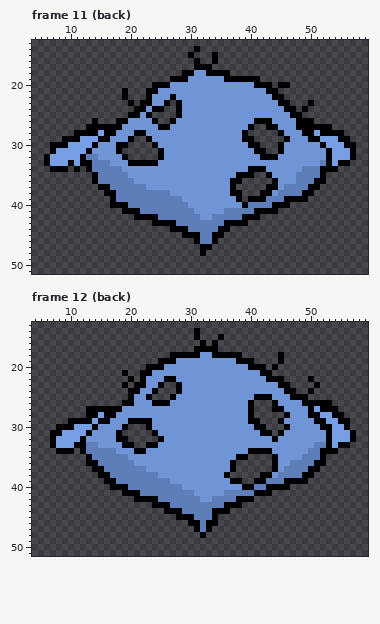
One commit to this pixel-art file: Aseprites/Characters/Overworld/NPCs/Blobfish.aseprite. The picture above is the old version.
64x64 pixels, 12 frames. Shown: frame 11 (back): x 4..59, y 13..51; frame 12 (back): x 4..59, y 13..51. The old version is drawn lined up with the new one. The commit also changed other frames, which this record leaves out.
After:
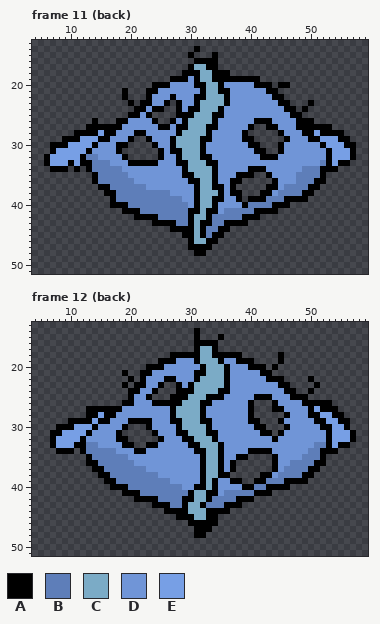
Palette (. is transparent): A #000000  B #5e7eb9  C #7babc6  D #7095d7  E #779fe5
From old to new:
whole drawing moved by +0,-9 (the old picture is shown already moved)
Changed rows in their new state; - is an unchanged pixel.
Frame 11 (back):
first column x 27:
16 -----AA---
17 ---ACC-A--
18 ----ACC---
19 ----ACCAA-
20 ----AACCA-
21 -----ACCAA
22 ----AACCCA
23 ----ACCCCA
24 ---AACCCA-
25 --AACCCAA-
26 --ACCCCA--
27 -AACCCAA--
28 -ACCCCA---
29 ACCCCAA---
30 ACCCCA----
31 AACCCA----
32 -ACCCAA---
33 -AACCCAA--
34 --ACCCCA--
35 --AACCCA--
36 ---AACCA--
37 ----ACCAA-
38 ----ACCCA-
39 ----ACCAA-
40 ----ACCA--
41 ---AACAA--
42 ---ACCA---
43 ---ACAA---
44 ---ACA----
45 ----CA----
46 ---ACCA---
47 ---AA-----
48 ----A-----
Frame 12 (back):
first column x 27:
16 ----A-A---
17 -----CC---
18 -----CC---
19 ----ACCCA-
20 -----ACCCA
21 ----AACCCA
22 ----ACCCCA
23 ---ACCCCCA
24 --AACCCCAA
25 -AACCCAAA-
26 AACCCAA---
27 ACCCCA----
28 ACCCCA----
29 AACCCAA---
30 -ACCCCA---
31 -AACCCAA--
32 --AACCCA--
33 ---AACCCA-
34 ----AACCA-
35 -----ACCA-
36 -----ACCA-
37 -----ACCA-
38 -----ACCA-
39 -----ACA--
40 ----AACA--
41 ---ACCAA--
42 --AACCA---
43 --ACCA----
44 --ACCCA---
45 ----CCA---
46 -----A----
47 -----A----
48 ----A-----
Boxes around the changes in both pictures, in picture pixels (x1, y1, x2, y2):
changed: (170, 58, 230, 256)
changed: (170, 340, 230, 538)
